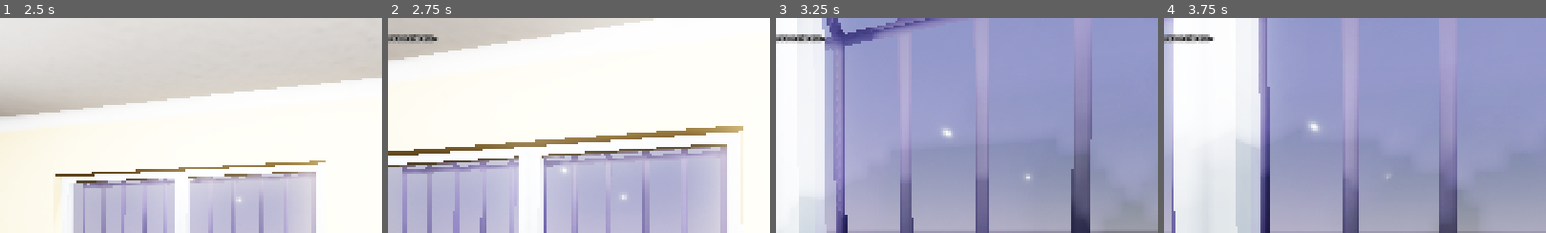
Above: before the commit, frames 1-4 (left to right).
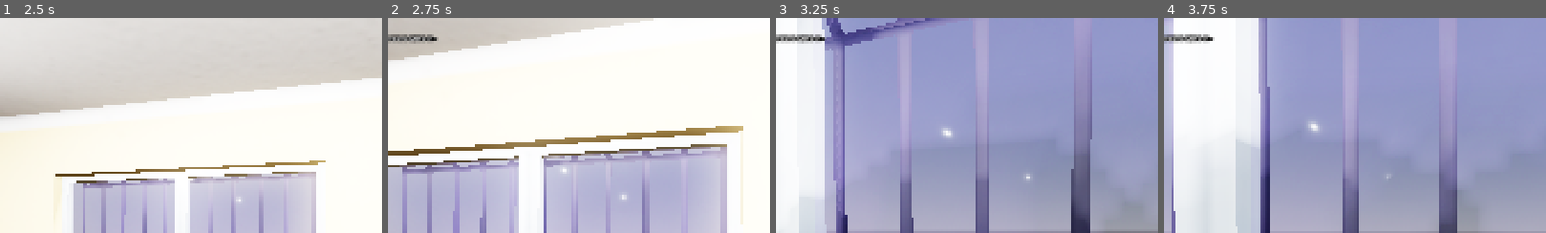
Above: after the commit, the same moments.

Repository: takanazwa5/ProjektMonopolowy
Game: Godot game, scene res://scenes/game/game.tscn
Two runs of this game, one before a commit and one after it. Both use one fixed random seed, a clock stepped at 60 frames per second and the inputs below.
Inputs (mouse positions are % of the whole screen's width and height, from its top left):
- Up to frame 1 (2.5 s): tap Enter at 0.5 s; move the mouse to (55, 50) at 0.52 s; hold Ctrl (crouch) 0.53-1.28 s; hold W (walk_forward) from 0.53 s (still down); click (55, 50) at 0.67 s; move the mouse to (45, 50) at 1.27 s; tap G (drop_item) at 1.35 s; move the mouse to (52, 48) at 2.02 s; hold E (interact) from 2.03 s (still down)
- Up to frame 2 (2.75 s): keep holding W (walk_forward); keep holding E (interact)
- Up to frame 3 (3.25 s): keep holding W (walk_forward); move the mouse to (49, 52) at 2.77 s; release E (interact) at 2.78 s; tap Ctrl (crouch) at 2.85 s; click (49, 52) at 2.92 s
- Up to frame 4 (3.75 s): keep holding W (walk_forward); move the mouse to (57, 51) at 3.52 s; hold G (drop_item) from 3.53 s (still down)
The pictures show only the part of the screen within x 14-64%, y 0-50%; the shares and areas given below are measured in that part.

Frame 1 is identical in both runs. In frame 2, less than 0.1% of the frame differs, in the area x 2-12%, y 7-11%; in frame 3, 0.1%, in the area x 2-12%, y 7-12%; in frame 4, 0.1%.

Commit message:
Refactor node access to use groups in Level and NPC states
Changed node access in Level and NPC state scripts to use Godot groups instead of static variables. Updated scene files to assign relevant nodes to groups ('fridge', 'main_door', 'cash_register') for more flexible and decoupled node retrieval. This improves maintainability and reduces reliance on global state.

Diff:
--- a/features/cash_register/cash_register.tscn
+++ b/features/cash_register/cash_register.tscn
@@ -64,7 +64,7 @@
 outline_size = 10
 outline_color = Color(0, 0, 0, 1)
 
-[node name="CashRegister" type="StaticBody3D"]
+[node name="CashRegister" type="StaticBody3D" groups=["cash_register"]]
 script = ExtResource("1_46s2n")
 
 [node name="cash_register" parent="." instance=ExtResource("2_b2dl6")]
--- a/features/level/assets/fridge/fridge.tscn
+++ b/features/level/assets/fridge/fridge.tscn
@@ -14,7 +14,7 @@
 [sub_resource type="ConcavePolygonShape3D" id="ConcavePolygonShape3D_uuqg1"]
 data = PackedVector3Array(0.0319, 1.8595, 0, 0, 1.8595, 0, 0, 1.5448, 0, 0.0319, 1.8595, 0, 0, 1.5448, 0, 0.0319, 1.544 …(2065 unchanged characters)…
 
-[node name="Fridge" type="StaticBody3D"]
+[node name="Fridge" type="StaticBody3D" groups=["fridge"]]
 
 [node name="fridge_base" parent="." instance=ExtResource("1_pjmi2")]
 
--- a/features/level/level.gd
+++ b/features/level/level.gd
@@ -1,16 +1,7 @@
 class_name Level extends Node3D
 
 
-static var fridge: Node3D
-static var cash_register: CashRegister
-static var main_door: Marker3D
-
-
 @onready var counter: Counter = %Counter
-
-
-func _ready() -> void:
-
-	fridge = %Fridge
-	cash_register = %CashRegister
-	main_door = %MainDoor
+@onready var fridge: Node3D = %Fridge
+@onready var cash_register: CashRegister = %CashRegister
+@onready var main_door: Node3D = %MainDoor
--- a/features/level/level.tscn
+++ b/features/level/level.tscn
@@ -113,7 +113,7 @@
 [node name="MainRoom" parent="NavigationRegion3D" instance=ExtResource("7_ksyp5")]
 transform = Transform3D(1, 0, 0, 0, 1, 0, 0, 0, 1, 2.77862, 0, -3.96313)
 
-[node name="MainDoor" type="Marker3D" parent="NavigationRegion3D"]
+[node name="MainDoor" type="Marker3D" parent="NavigationRegion3D" groups=["main_door"]]
 unique_name_in_owner = true
 transform = Transform3D(1, 0, 0, 0, 1, 0, 0, 0, 1, -1.54038, 0.369053, 3.56369)
 
--- a/features/npc/shared/states/exiting_store_state.gd
+++ b/features/npc/shared/states/exiting_store_state.gd
@@ -4,6 +4,7 @@
 func enter() -> void:
 
 	print("Basia wychodzi ze sklepu")
-	npc.navigate_to_node(Level.main_door)
+	var main_door: Node3D = get_tree().get_first_node_in_group(&"main_door")
+	npc.navigate_to_node(main_door)
 	await npc.navigation_agent_3d.navigation_finished
 	npc.call_deferred(&"queue_free") # NOTE: Crash when not deferred
--- a/features/npc/shared/states/getting_product_state.gd
+++ b/features/npc/shared/states/getting_product_state.gd
@@ -9,7 +9,8 @@
 func enter() -> void:
 
 	animation_tree.animation_finished.connect(_on_animation_finished)
-	npc.navigate_to_node(Level.fridge)
+	var fridge: Node3D = get_tree().get_first_node_in_group(&"fridge")
+	npc.navigate_to_node(fridge)
 	await npc.navigation_agent_3d.navigation_finished
 	animation_tree.set(&"parameters/pick_up/request", AnimationNodeOneShot.ONE_SHOT_REQUEST_FIRE)
 
--- a/features/npc/shared/states/paying_state.gd
+++ b/features/npc/shared/states/paying_state.gd
@@ -8,13 +8,17 @@
 func enter() -> void:
 
 	animation_tree.animation_finished.connect(_on_animation_finished)
-	Level.cash_register.transaction_finished.connect(_on_transaction_finished)
+	var cash_register: CashRegister = get_tree().get_first_node_in_group(&"cash_register")
+	cash_register.transaction_finished.connect(_on_transaction_finished)
 	animation_tree.set(&"parameters/put_down/request", AnimationNodeOneShot.ONE_SHOT_REQUEST_FIRE)
 
 
 func _on_animation_finished(anim_name: StringName) -> void:
 
-	if anim_name == &"Rig/PutDown_Base": Level.cash_register.generate_random_order()
+	if anim_name == &"Rig/PutDown_Base":
+
+		var cash_register: CashRegister = get_tree().get_first_node_in_group(&"cash_register")
+		cash_register.generate_random_order()
 
 
 func _on_transaction_finished() -> void:
@@ -25,4 +29,5 @@
 func exit() -> void:
 
 	animation_tree.animation_finished.disconnect(_on_animation_finished)
-	Level.cash_register.transaction_finished.disconnect(_on_transaction_finished)
+	var cash_register: CashRegister = get_tree().get_first_node_in_group(&"cash_register")
+	cash_register.transaction_finished.disconnect(_on_transaction_finished)
--- a/project.godot
+++ b/project.godot
@@ -49,6 +49,9 @@
 items=""
 counter=""
 player=""
+fridge=""
+main_door=""
+cash_register=""
 
 [input]
 
